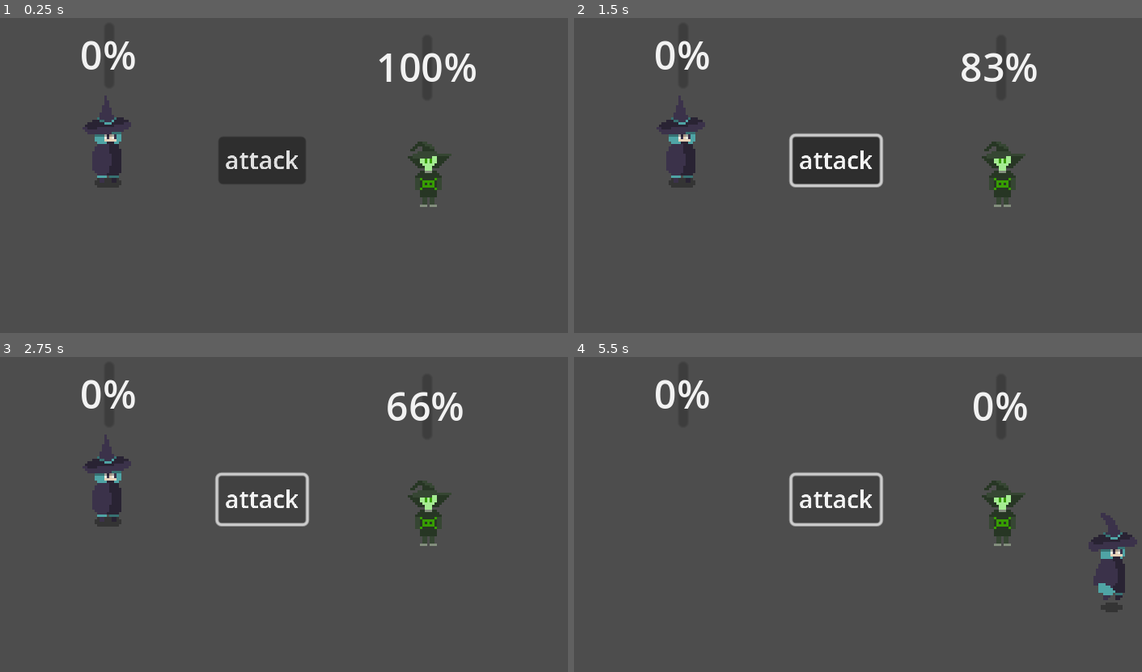
Above: before the commit, frames 1-4 (two rows, left to right).
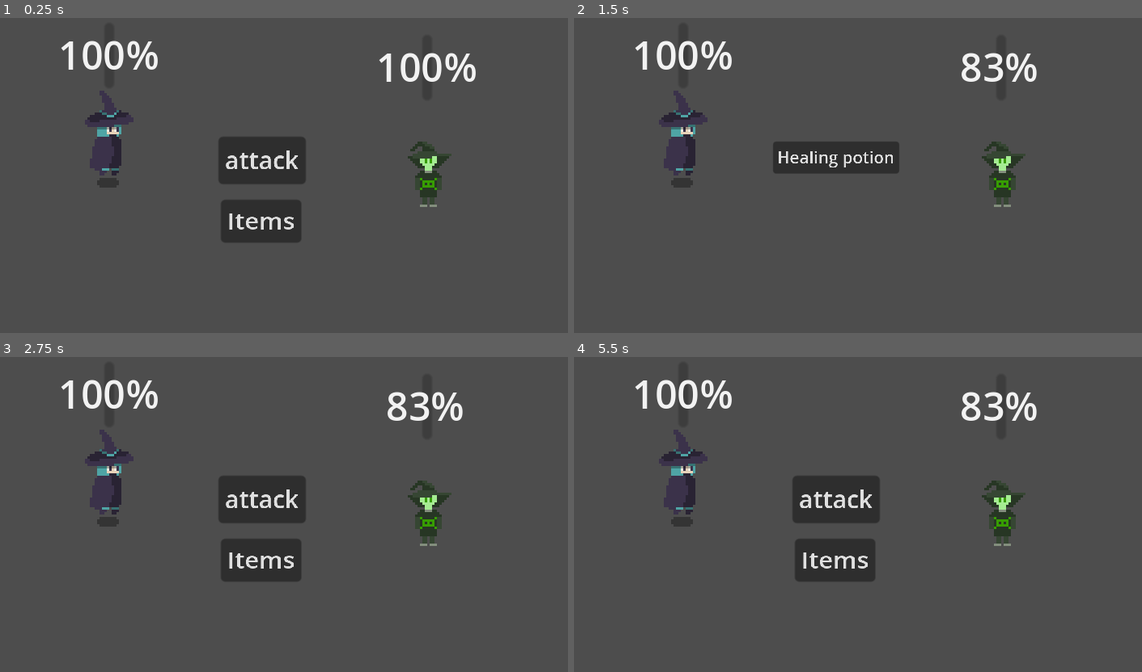
Above: after the commit, the same moments.

Repository: simeon336/Hemlocking
Game: Godot game, scene res://Scenes/battle_arena.tscn
Same seed, same stepped clock (60 frames per second), same inputs: the game is played once before the commit and once after it. This scene is started directly instead of the project's main scene.
Inputs (mouse positions are in pixels of both pictures, inside the frame that each line leads up to):
- Up to frame 1 (0.25 s): no input
- Up to frame 2 (1.5 s): click "attack" at 0.5 s; click (835, 222) at 1.25 s, where only the run after the commit has a clickable "Items"
- Up to frame 3 (2.75 s): click (261, 495) at 2 s, where only the run after the commit has a clickable "Healing potion"
- Up to frame 4 (5.5 s): tap Enter (ui_accept) at 2.75, 3.02, 3.77, 5.27 s; hold D (move_right) 2.78-3.53 s; hold S (move_down) 3.53-4.28 s; hold D (move_right) 4.28-5.03 s; hold W (move_up) from 5.03 s (still down)

The runs differ from the first frame. In frame 1, 3.2% of the frame differs, in the area x 10-53%, y 7-72%; in frame 2, 3.5%; in frame 3, 4.1%; in frame 4, 6.4%, in the area x 10-100%, y 7-82%.

Commit message:
added healing potion

Diff:
--- a/BattleArena.gd
+++ b/BattleArena.gd
@@ -3,14 +3,45 @@
 @onready var player = $Player
 @onready var attackButton = $AttackButton
 @onready var enemy = $Enemy
+@onready var itemButton = $Items
+@onready var potionButton = $Potion
 
+var is_player_turn : bool = true
 func _ready():
 	attackButton.pressed.connect(_on_attacked)
+	potionButton.pressed.connect(_on_potion_pressed)
+	itemButton.pressed.connect(_on_item_pressed)
 
 
 # Called every frame. 'delta' is the elapsed time since the previous frame.
 func _process(delta):
 	pass
 
+func _on_item_pressed():
+	potionButton.visible = true
+	itemButton.visible = false
+	attackButton.visible = false
+
+func _on_potion_pressed():
+	player.heal(50)
+	potionButton.visible = false
+	itemButton.visible = true
+	attackButton.visible = true
+
+
 func _on_attacked():
 	enemy.take_damage(player.attack)
+	_change_turn()
+
+func _enemy_turn():
+	await get_tree().create_timer(1).timeout
+	player.take_damage(enemy.attack)
+	_change_turn()
+
+func _change_turn():
+	is_player_turn = not is_player_turn
+	if(is_player_turn):
+		attackButton.visible = true
+	else:
+		attackButton.visible = false
+		_enemy_turn()
--- a/Scenes/battle_arena.tscn
+++ b/Scenes/battle_arena.tscn
@@ -36,3 +36,20 @@
 offset_right = 178.0
 offset_bottom = 39.0
 script = ExtResource("5_ynq70")
+
+[node name="Potion" type="Button" parent="."]
+visible = false
+offset_left = 82.0
+offset_top = 56.0
+offset_right = 204.0
+offset_bottom = 87.0
+scale = Vector2(0.426179, 0.426179)
+text = "Healing potion"
+
+[node name="Items" type="Button" parent="."]
+offset_left = 91.0
+offset_top = 80.0
+offset_right = 143.0
+offset_bottom = 111.0
+scale = Vector2(0.637631, 0.571936)
+text = "Items"
--- a/Scenes/player.gd
+++ b/Scenes/player.gd
@@ -8,13 +8,16 @@
 var defense : int = 0
 var attack : int = 20
 var hasDatura : bool = false
+var is_in_combat : bool = false
 # Speed
 @export var speed : int = 200
 func _ready():
 	pass
 # Called every frame
 func _process(delta):
-	# Player movement
+	if(get_tree().current_scene.name != "World"):
+		return
+
 	var velocity = Vector2()
 
 	if Input.is_action_pressed("move_right"):
--- a/Scripts/playerHp.gd
+++ b/Scripts/playerHp.gd
@@ -5,6 +5,7 @@
 
 func _ready():
 	player.health_changed.connect(_on_player_health_changed)
+	update()
 
 func _on_player_health_changed():
 	update()
